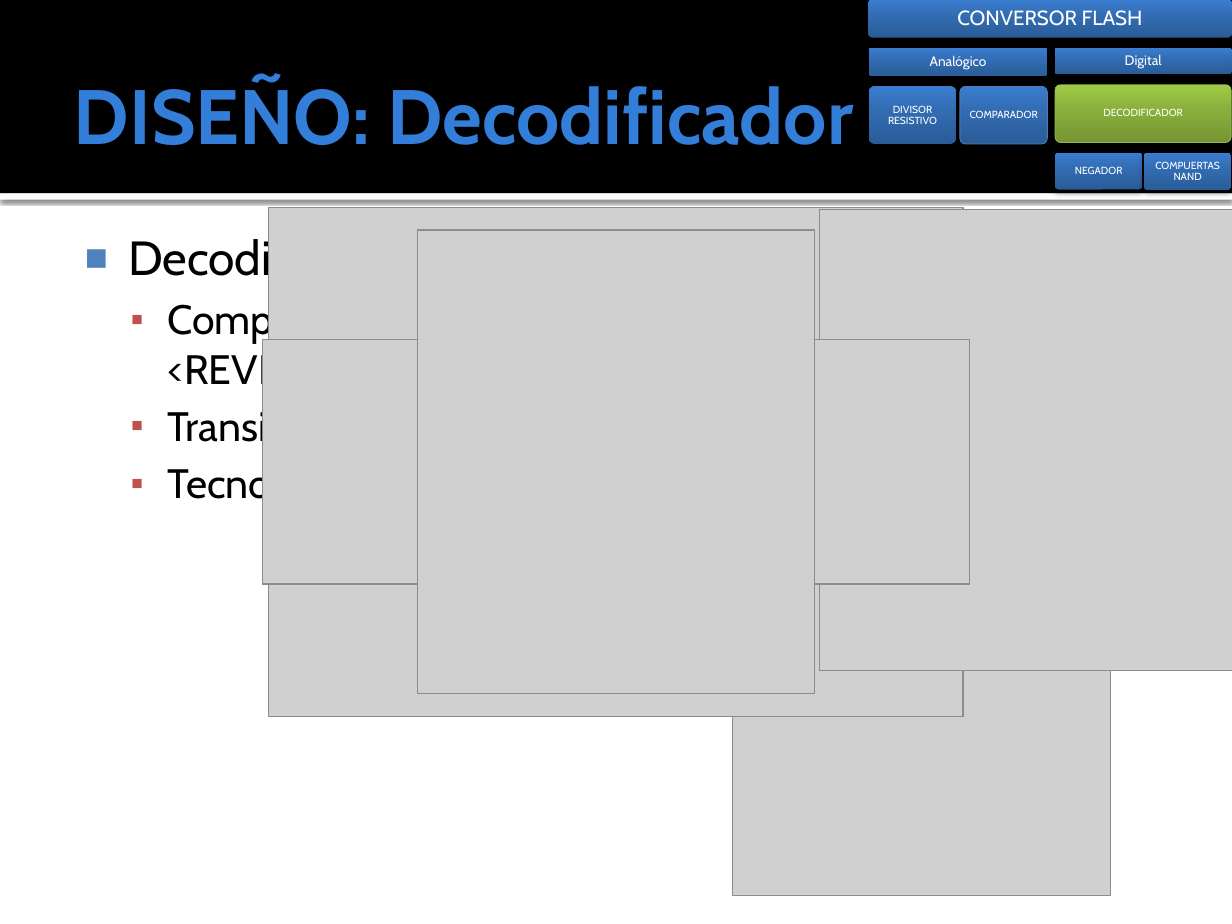
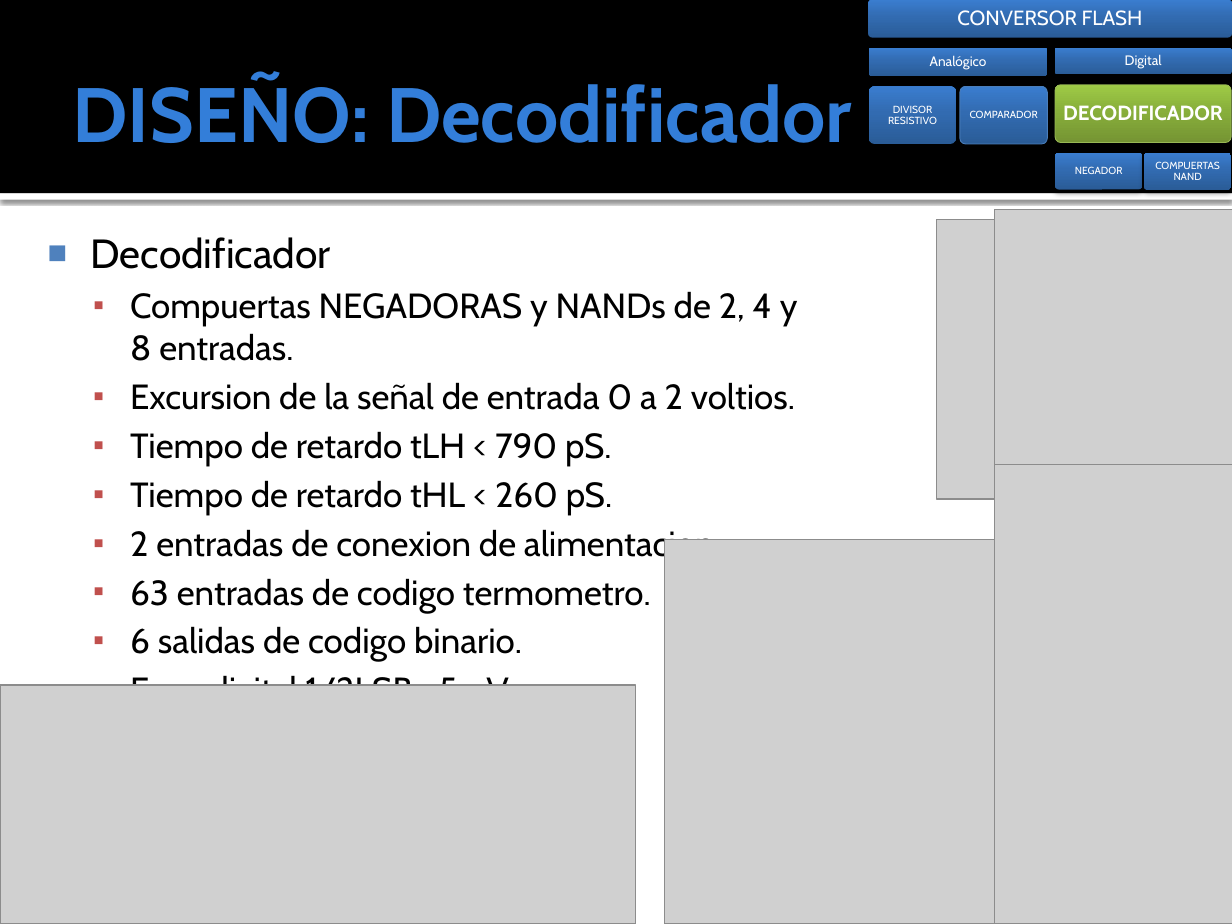
Before and after one commit to ginotkj/fiocs, a slide deck: slide 14 of Documentation/Documentacion/PRESENTACION_FABRI.pptx (slide 12 before the commit). Drawn at 1232x924 pixels with LibreOffice and Linux fonts; fonts in the diff are those of the drawing; grey boxes stand for pictures. Boxes give left, top, right and bottom in pixels: in the first picture for what was removed or moved away, otherwise in the second. Text is boxed around its words. In the diff, an @@ line names an element or a change of style, - is before the commit and + after.

```diff
--- a/Documentation/Documentacion/PRESENTACION_FABRI.pptx
+++ b/Documentation/Documentacion/PRESENTACION_FABRI.pptx
@@ text "DECODIFICADOR" at [1063,105,1223,121]: size 6 to 12 pt, bold on; more space between paragraphs @@
@@ picture: place and size @@
-picture at [819,209,1232,670]
+picture at [994,209,1232,670]
@@ text "Decodificador": place and size @@
-text "Decodificador" at [128,235,484,508]
+text "Decodificador" at [91,237,798,661]
@@ text at [91,237,331,269]: size 28 to 23.8 pt in "Decodificador" @@
@@ picture removed at [733,219,1111,896] @@
@@ picture: place and size @@
-picture at [418,230,814,695]
+picture at [936,219,1207,499]
@@ text at [130,291,798,661]: text changed; size 24 to 20.4 pt @@
-  ▪ Compuertas: 40 <REVISAR>
-  ▪ Transistores: 400
-  ▪ Tecnología: CMOS 0.18
+  ▪ Compuertas NEGADORAS y NANDs de 2, 4 y 8 entradas.
+  ▪ Excursion de la señal de entrada 0 a 2 voltios.
+  ▪ Tiempo de retardo tLH < 790 pS.
+  ▪ Tiempo de retardo tHL < 260 pS.
+  ▪ 2 entradas de conexion de alimentacion.
+  ▪ 63 entradas de codigo termometro.
+  ▪ 6 salidas de codigo binario.
+  ▪ Error digital 1/2LSB =5mV.
@@ picture added at [994,464,1232,924] @@
@@ picture: place and size @@
-picture at [269,208,963,717]
+picture at [664,540,1232,924]
@@ picture: place and size @@
-picture at [262,340,970,584]
+picture at [0,685,636,924]
```
Also in this commit, not shown: 4 other slides changed, 4 slides added, 1 slide removed, 1 other file.
